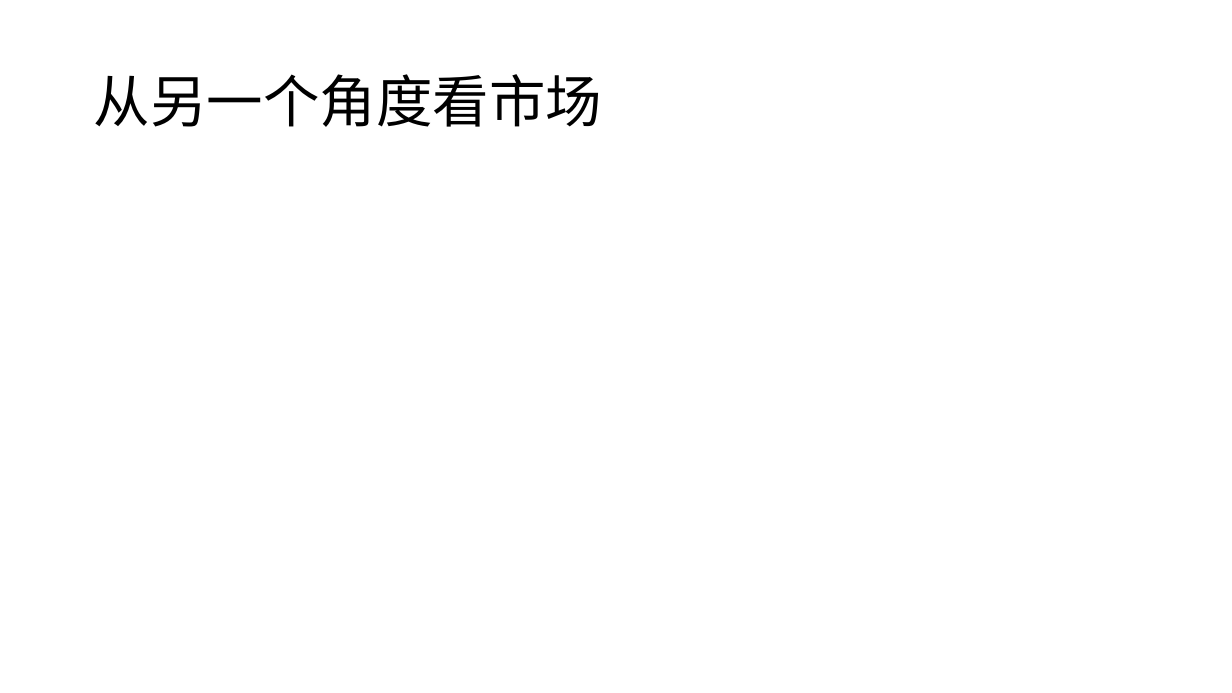
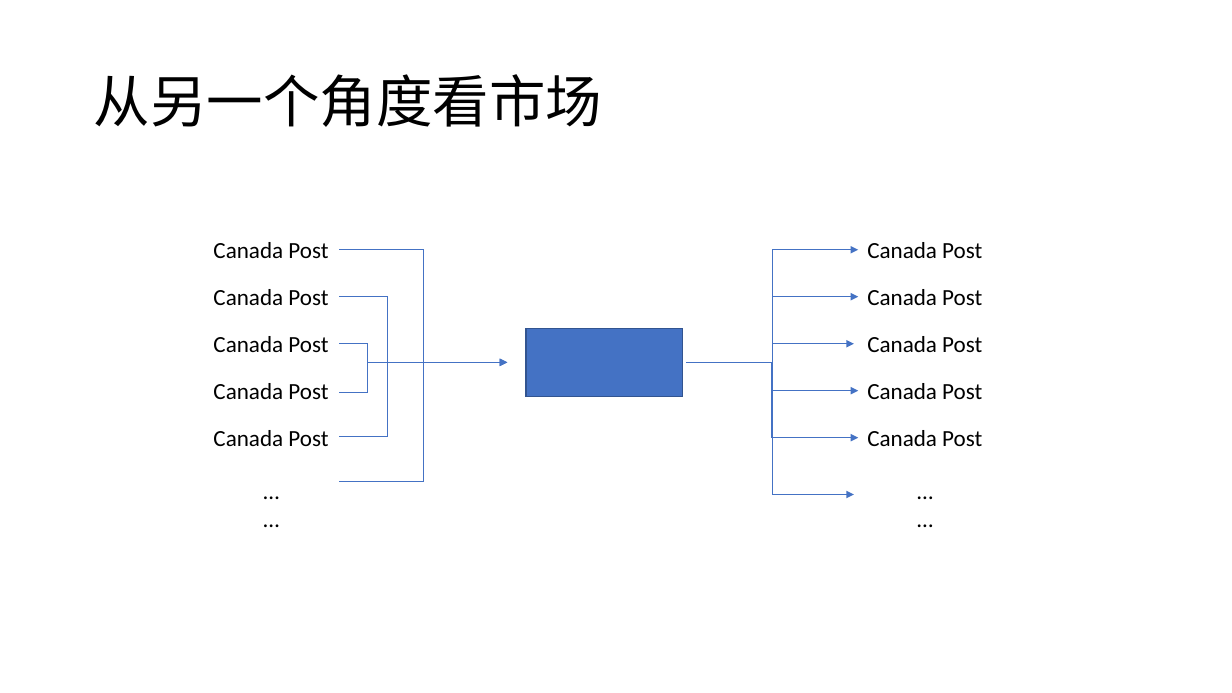
Before and after one commit to twigzxd/ZXXXZ, a slide deck: slide 15 of 智能快递柜ppt.pptx. Drawn at 1232x693 pixels with LibreOffice and Linux fonts; fonts in the diff are those of the drawing. Boxes give left, top, right and bottom in pixels: in the first picture for what was removed or moved away, otherwise in the second. Text is boxed around its words. In the diff, an @@ line names an element or a change of style, - is before the commit and + after.

Commit message:
update

```diff
--- a/智能快递柜ppt.pptx
+++ b/智能快递柜ppt.pptx
@@ elbow arrow added from (687, 362) to (859, 250), #4472C4 0.5 pt @@
@@ text added at (867, 242, 982, 258), 18 pt, text #000000 @@
+Canada Post
@@ elbow arrow added from (687, 362) to (859, 297), #4472C4 0.5 pt @@
@@ text added at (867, 289, 982, 305), 18 pt, text #000000 @@
+Canada Post
@@ rectangle added at (526, 328, 682, 396), fill #4472C4, outline #325491 1 pt @@
@@ elbow arrow added from (690, 362) to (854, 344), #4472C4 0.5 pt @@
@@ text added at (867, 336, 982, 352), 18 pt, text #000000 @@
+Canada Post
@@ group added at (213, 242, 507, 514): 6 texts, 4 elbow lines, 2 elbow arrows @@
+Canada Post
+Canada Post
+Canada Post
+Canada Post
+Canada Post
+……
@@ elbow arrow added from (690, 362) to (854, 494), #4472C4 0.5 pt @@
@@ elbow arrow added from (690, 362) to (859, 391), #4472C4 0.5 pt @@
@@ elbow arrow added from (690, 362) to (859, 438), #4472C4 0.5 pt @@
@@ text added at (867, 383, 982, 399), 18 pt, text #000000 @@
+Canada Post
@@ text added at (867, 430, 982, 446), 18 pt, text #000000 @@
+Canada Post
@@ text added at (909, 472, 960, 514), 18 pt, text #000000 @@
+……
```
Also in this commit, not shown: 4 other slides changed.
